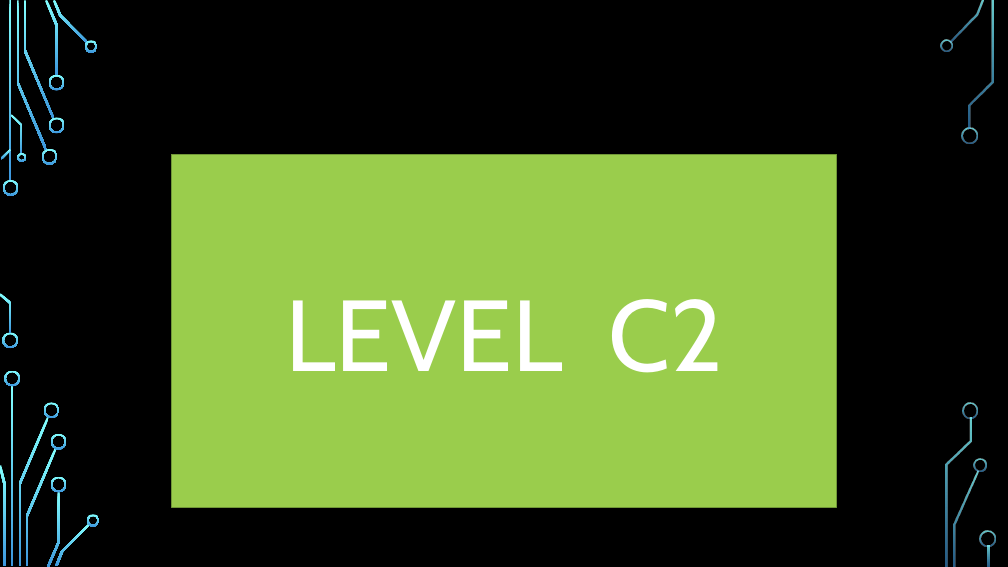
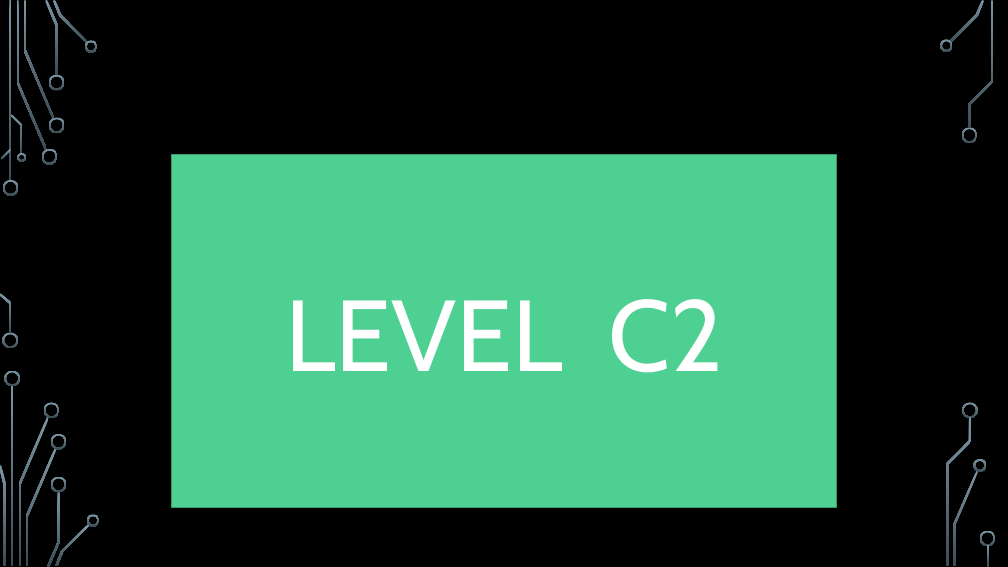
Before and after one commit to EmbeddedSystemClass/FinalProject5381, a slide deck: slide 21 of Final Project 5381.pptx. Drawn at 1008x567 pixels with LibreOffice and Linux fonts; fonts in the diff are those of the drawing; background and template pictures are left out. Boxes give left, top, right and bottom in pixels: in the first picture for what was removed or moved away, otherwise in the second. Text is boxed around its words. In the diff, an @@ line names an element or a change of style, - is before the commit and + after.

```diff
--- a/Final Project 5381.pptx
+++ b/Final Project 5381.pptx
@@ fill gradient #82FFFF to #3D97DE to gradient #7C96A3 to #3B4C54 in 36 elements at [3, 180, 19, 196], [2, 333, 18, 349], [17, 1, 47, 150], [42, 149, 57, 165], [23, 1, 54, 119], [45, 0, 58, 76], [48, 117, 64, 133], [48, 75, 64, 91], [53, 0, 88, 44], [85, 40, 98, 52], [1, 149, 11, 160], [0, 293, 11, 333], [11, 114, 23, 154], [17, 153, 26, 162], [11, 386, 14, 566], [18, 417, 48, 566], [5, 371, 20, 386], [0, 465, 5, 566], [44, 402, 60, 418], [26, 448, 57, 566], [47, 492, 60, 567], [51, 434, 67, 450], [51, 476, 67, 492], [55, 523, 90, 566], [87, 514, 100, 526], [950, 0, 985, 42], [940, 39, 953, 52], [962, 127, 978, 143], [954, 471, 979, 566], [974, 459, 987, 472], [969, 1, 994, 129], [963, 402, 979, 418], [946, 417, 972, 566], [980, 531, 996, 547], [988, 545, 990, 566], [9, 1, 11, 181] @@
@@ rectangle "LEVEL C2" at [172, 154, 836, 507]: fill #9ACD4C to #4FD093; outline #729838 1.25 pt to #3A9A6D 1.25 pt @@
```
Also in this commit, not shown: 42 other slides changed.
